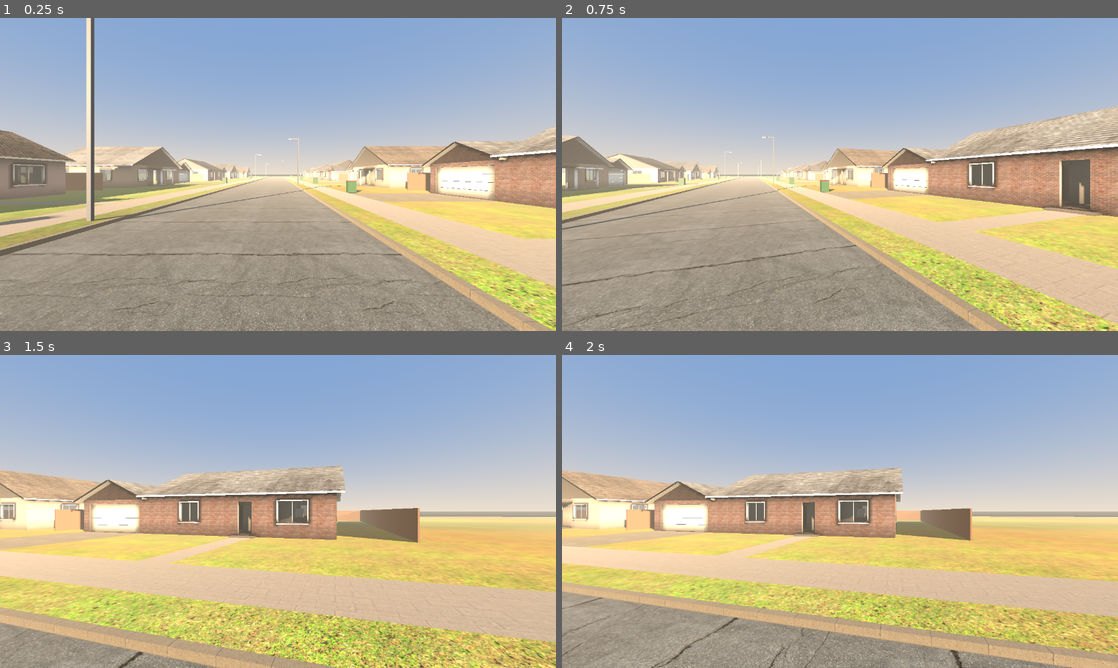
Above: before the commit, frames 1-4 (two rows, left to right).
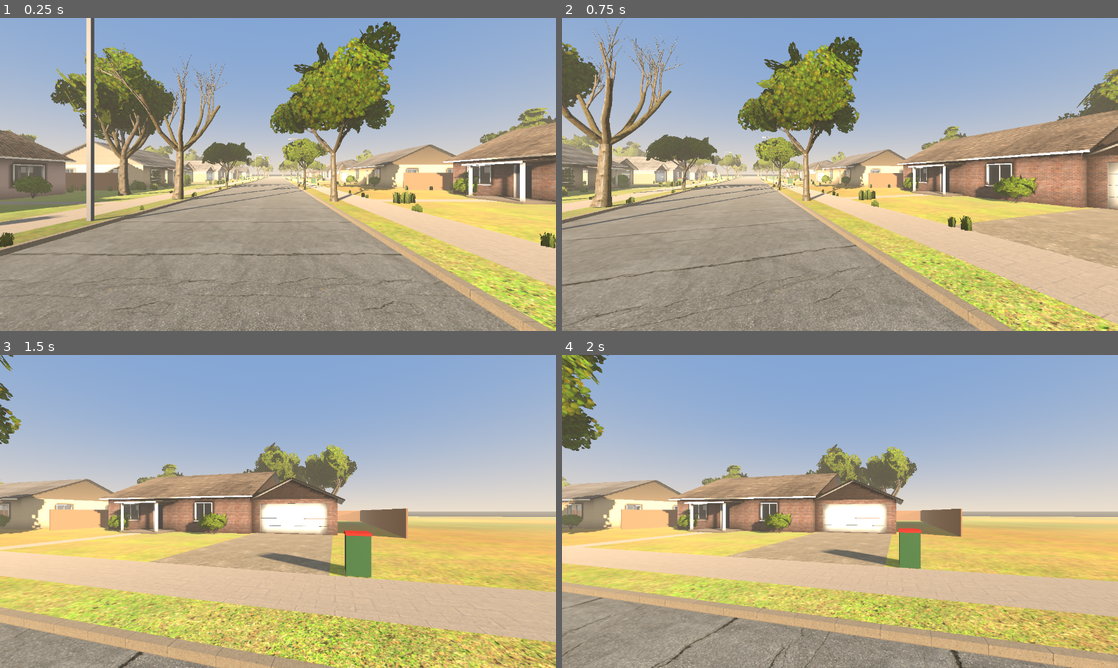
Above: after the commit, the same moments.

Repository: permabulk69420-pixel/godotzomboid
Game: Godot game, scene res://scenes/main.tscn
Two runs of this game, one before a commit and one after it. Both use one fixed random seed, a clock stepped at 60 frames per second and the inputs below.
Inputs:
- Up to frame 1 (0.25 s): no input
- Up to frame 2 (0.75 s): tap Enter at 0.5 s; hold D from 0.53 s (still down); hold E from 0.53 s (still down)
- Up to frame 3 (1.5 s): release D at 1.28 s; release E at 1.28 s; hold S from 1.28 s (still down); tap Q at 1.35 s
- Up to frame 4 (2 s): keep holding S

The runs differ from the first frame. In frame 1, 22% of the frame differs, in the area x 0-100%, y 1-74%; in frame 2, 26%, in the area x 0-100%, y 0-81%; in frame 3, 16%; in frame 4, 16%.

Commit message:
Trees, bushes, ivy and overgrown grass; fog fades indoors
Co-Authored-By: Claude Opus 5.5 <noreply@anthropic.com>
Claude-Session: https://claude.ai/code/session_01VgohRGdXsw6SnL7XMTvQ3W

Diff:
--- a/assets/materials/materials.json
+++ b/assets/materials/materials.json
@@ -5,6 +5,13 @@
    3.0
   ],
   "source": "https://polyhaven.com/a/asphalt_02"
+ },
+ "bark": {
+  "size_m": [
+   1.0,
+   1.0
+  ],
+  "source": "https://polyhaven.com/a/bark_brown_02"
  },
  "brick": {
   "size_m": [
--- /dev/null
+++ b/assets/trees/trees.json
@@ -0,0 +1,60 @@
+{
+ "variants": [
+  {
+   "name": "street_a",
+   "kind": "street",
+   "height": 6.95,
+   "crown_radius": 4.2,
+   "trunk_radius": 0.182,
+   "triangles": 1224
+  },
+  {
+   "name": "street_b",
+   "kind": "street",
+   "height": 6.11,
+   "crown_radius": 3.18,
+   "trunk_radius": 0.169,
+   "triangles": 1540
+  },
+  {
+   "name": "shade_a",
+   "kind": "shade",
+   "height": 11.76,
+   "crown_radius": 5.55,
+   "trunk_radius": 0.39,
+   "triangles": 2552
+  },
+  {
+   "name": "shade_b",
+   "kind": "shade",
+   "height": 9.39,
+   "crown_radius": 4.84,
+   "trunk_radius": 0.338,
+   "triangles": 2510
+  },
+  {
+   "name": "dead_a",
+   "kind": "dead",
+   "height": 8.04,
+   "crown_radius": 4.07,
+   "trunk_radius": 0.26,
+   "triangles": 2980
+  },
+  {
+   "name": "bush_a",
+   "kind": "bush",
+   "height": 1.4,
+   "crown_radius": 0.75,
+   "trunk_radius": 0.0,
+   "triangles": 132
+  },
+  {
+   "name": "bush_b",
+   "kind": "bush",
+   "height": 1.9,
+   "crown_radius": 1.05,
+   "trunk_radius": 0.0,
+   "triangles": 156
+  }
+ ]
+}
--- a/scripts/main.gd
+++ b/scripts/main.gd
@@ -15,6 +15,7 @@
 const STEP_DROP := 0.8              # and how far below
 const EYE_HEIGHT := 1.62            # flat-screen camera height
 const STREET_SEED := 1
+const FOG_OUTSIDE := 0.004          # fog density outdoors; it fades to nothing when you are inside a house (it hazed the rooms)
 const START := Vector3(-70.0, 0.0, 1.5)    # the west end of the street, on the road, facing east along it
 
 var vr := false
@@ -28,6 +29,8 @@
 var overlay: Label3D
 var overlay_timer := 0.0
 var overlay_combo_held := false
+var environment: Environment
+var indoors := false
 
 
 func _ready() -> void:
@@ -103,6 +106,8 @@
 			float(Input.is_key_pressed(KEY_W)) - float(Input.is_key_pressed(KEY_S)))
 		turn = float(Input.is_key_pressed(KEY_E) or Input.is_key_pressed(KEY_RIGHT)) - float(Input.is_key_pressed(KEY_Q) or Input.is_key_pressed(KEY_LEFT))
 	locomote(move, turn, dt)
+	var fog_target := 0.0 if indoors else FOG_OUTSIDE
+	environment.fog_density = move_toward(environment.fog_density, fog_target, FOG_OUTSIDE * dt * 1.5)
 	overlay_timer -= delta
 	if overlay.visible and overlay_timer <= 0.0:
 		overlay_timer = 0.5
@@ -143,6 +148,7 @@
 	var hit := get_world_3d().direct_space_state.intersect_ray(query)
 	if hit.is_empty():
 		return
+	indoors = hit.collider is Node and (hit.collider as Node).is_in_group("house_floor")
 	var ground: float = hit.position.y
 	if absf(ground - rig.global_position.y) > 0.0005:
 		rig.global_position.y = lerpf(rig.global_position.y, ground, 1.0 - exp(-14.0 * dt))
@@ -196,8 +202,9 @@
 	env.tonemap_exposure = 1.0
 	env.fog_enabled = true
 	env.fog_light_color = Color(0.82, 0.76, 0.68)
-	env.fog_density = 0.0055
+	env.fog_density = FOG_OUTSIDE
 	env.fog_sky_affect = 0.1
+	environment = env
 	var world := WorldEnvironment.new()
 	world.name = "Environment"
 	world.environment = env
--- a/scripts/materials.gd
+++ b/scripts/materials.gd
@@ -73,6 +73,27 @@
 	return m
 
 
+# Leaves: clumps on cards, cut out by the texture's alpha (alpha-to-coverage smooths the edges with MSAA), seen from both sides.
+# `texture` is one of assets/foliage/*.png: leaf_cluster (trees, bushes), ivy, grass.
+static func foliage(texture: String = "leaf_cluster") -> StandardMaterial3D:
+	var key := "foliage/" + texture
+	if _cache.has(key):
+		return _cache[key]
+	var m := StandardMaterial3D.new()
+	m.resource_name = key
+	m.albedo_texture = load("res://assets/foliage/%s.png" % texture)
+	m.vertex_color_use_as_albedo = true
+	m.transparency = BaseMaterial3D.TRANSPARENCY_ALPHA_SCISSOR
+	m.alpha_scissor_threshold = 0.5
+	m.alpha_antialiasing_mode = BaseMaterial3D.ALPHA_ANTIALIASING_ALPHA_TO_COVERAGE
+	m.cull_mode = BaseMaterial3D.CULL_DISABLED
+	m.roughness = 0.85
+	m.metallic_specular = 0.2
+	m.texture_filter = BaseMaterial3D.TEXTURE_FILTER_LINEAR_WITH_MIPMAPS_ANISOTROPIC
+	_cache[key] = m
+	return m
+
+
 static func glass() -> StandardMaterial3D:
 	if _cache.has("glass"):
 		return _cache["glass"]
--- a/scripts/street.gd
+++ b/scripts/street.gd
@@ -19,6 +19,8 @@
 const SOLID_LAYER := 1          # things you bump into
 const WALK_LAYER := 2           # things you stand on
 const HOUSES_JSON := "res://assets/houses/houses.json"
+const TREES_JSON := "res://assets/trees/trees.json"
+const TREES_GLB := "res://assets/trees/trees.glb"
 const INTERIOR_VISIBLE := 32.0  # interiors are only drawn within this distance
 
 const SIDING_COLOURS := [Color(0.95, 0.94, 0.90), Color(0.93, 0.88, 0.72), Color(0.74, 0.80, 0.84), Color(0.72, 0.78, 0.68),
@@ -33,6 +35,7 @@
 var seed_value := 1
 var data: Dictionary = {}
 var variants: Array = []
+var tree_variants: Array = []
 var _variant_scenes: Dictionary = {}
 var _ground := {}               # material key -> SurfaceTool, so each ground material is one mesh for the whole street
 
@@ -43,8 +46,17 @@
 
 func _ready() -> void:
 	variants = load_variants()
-	data = layout(seed_value, variants)
+	tree_variants = load_tree_variants()
+	data = layout(seed_value, variants, tree_variants)
 	build(data)
+
+
+static func load_tree_variants() -> Array:
+	var parsed = JSON.parse_string(FileAccess.get_file_as_string(TREES_JSON))
+	if parsed is Dictionary and parsed.has("variants"):
+		return parsed["variants"]
+	push_error("Street: could not read " + TREES_JSON)
+	return []
 
 
 static func load_variants() -> Array:
@@ -58,7 +70,7 @@
 # ---- layout: seed -> data ----------------------------------------------------------------------------------------------------------
 
 # Where everything on the street goes, as plain data. The same seed always gives the same street.
-static func layout(street_seed: int, house_variants: Array) -> Dictionary:
+static func layout(street_seed: int, house_variants: Array, plant_variants: Array = []) -> Dictionary:
 	var rng := RandomNumberGenerator.new()
 	rng.seed = street_seed
 	var lots: Array = []
@@ -73,6 +85,7 @@
 			var lot := _make_lot(rng, side, x, variant)
 			if lot.x1 > LENGTH * 0.5:
 				break
+			_plan_overgrowth(rng, lot, variant)
 			lots.append(lot)
 			last_variant = int(variant.id)
 			x = lot.x1
@@ -83,7 +96,162 @@
 		lamps.append(Vector3(lamp_x, KERB_HEIGHT, lamp_side * (ROAD_HALF + VERGE * 0.5)))
 		lamp_side = -lamp_side
 		lamp_x += 26.0
-	return {"seed": street_seed, "lots": lots, "lamps": lamps}
+	var trees: Array = _plan_trees(rng, lots, lamps, house_variants) if not plant_variants.is_empty() else []
+	var grass: Array = _plan_grass(rng, lots, house_variants)
+	return {"seed": street_seed, "lots": lots, "lamps": lamps, "trees": trees, "grass": grass}
+
+
+# How overgrown each lot is (0 kept, 1 neglected, 2 wild), and the ivy patches on its house, in the house's own coordinates:
+# {wall: front/left/right, at (across the wall, from the house's middle), width, height}.
+static func _plan_overgrowth(rng: RandomNumberGenerator, lot: Dictionary, variant: Dictionary) -> void:
+	var roll := rng.randf()
+	var level := 0 if roll < 0.35 else (1 if roll < 0.8 else 2)
+	lot["overgrowth"] = level
+	var ivy: Array = []
+	var half_w := float(variant.width) * 0.5
+	var depth := float(variant.depth)
+	var door_x: float = variant.door_x
+	var garage_side := 0.0
+	if variant.garage != null:
+		garage_side = signf(float(variant.garage.door_x))
+	for k in [0, rng.randi_range(1, 3), rng.randi_range(3, 6)][level]:
+		var wall: String = ["front", "front", "left", "right"][rng.randi_range(0, 3)]
+		if (wall == "left" and garage_side < 0.0) or (wall == "right" and garage_side > 0.0):
+			wall = "front"                                     # that side wall is hidden behind the garage
+		var width := rng.randf_range(0.8, 2.2)
+		var at: float
+		if wall == "front":
+			at = rng.randf_range(-half_w + width * 0.5, half_w - width * 0.5)
+			if absf(at - door_x) < 0.6 + width * 0.5:
+				continue
+		else:
+			at = rng.randf_range(width * 0.5 + 0.3, depth - width * 0.5 - 0.3)
+		ivy.append({"wall": wall, "at": at, "width": width, "height": rng.randf_range(1.4, 2.9) if level == 1 else rng.randf_range(2.2, 2.95)})
+	lot["ivy"] = ivy
+
+
+# Clumps of long grass and weeds: thick in wild yards, a few in neglected ones, and along the kerbs and fence lines everywhere.
+static func _plan_grass(rng: RandomNumberGenerator, lots: Array, house_variants: Array) -> Array:
+	var grass: Array = []
+	var front := ROAD_HALF + PATH_WIDTH
+	var far := front + LOT_DEPTH
+	for lot: Dictionary in lots:
+		var side: int = lot.side
+		var level: int = lot.get("overgrowth", 0)
+		var house: Dictionary = lot.house
+		var variant: Dictionary = house_variants[int(lot.variant)]
+		var x0: float = lot.x0
+		var x1: float = lot.x1
+		var drive: Dictionary = lot.driveway
+		var door_x: float = float(house.x) + float(house.flip) * float(variant.door_x)
+		var wall_front := absf(float(house.z)) + float(variant.front_y)
+		var wall_back := absf(float(house.z)) + float(variant.back_y)
+		# patches of long grass: a centre, then clumps packed around it
+		var patches: int = [1, 7, 22][level]
+		for p in patches:
+			var cx := rng.randf_range(x0 + 0.5, x1 - 0.5)
+			var cd := rng.randf_range(front + 0.5, far - 0.5)
+			var radius := rng.randf_range(0.8, 2.2) * (1.0 + 0.3 * level)
+			for k in rng.randi_range(8, 18):
+				var x := cx + rng.randf_range(-radius, radius)
+				var d := cd + rng.randf_range(-radius, radius)
+				if x < x0 + 0.2 or x > x1 - 0.2 or d < front + 0.2 or d > far - 0.2:
+					continue
+				if absf(x - float(drive.x)) < float(drive.width) * 0.5 + 0.2 and d < front + float(drive.length) + 0.5:
+					continue                                     # not on the driveway
+				if absf(x - door_x) < 0.9 and d < wall_front:
+					continue                                     # not on the path
+				if x > float(house.x_min) - 0.2 and x < float(house.x_max) + 0.2 and d > wall_front - 0.2 and d < wall_back + 0.2:
+					continue                                     # not inside the house
+				var edge := 1.0 - Vector2(x - cx, d - cd).length() / (radius * 1.42)
+				grass.append({"pos": Vector3(x, 0.0, side * d), "yaw": rng.randf_range(0.0, TAU),
+					"scale": rng.randf_range(0.6, 1.0) * (0.7 + 0.6 * edge) * (1.0 + 0.2 * level)})
+		# along the fence lines
+		for k in [4, 10, 18][level]:
+			grass.append({"pos": Vector3(x0 + rng.randf_range(-0.2, 0.4), 0.0, side * rng.randf_range(wall_front, far - 0.2)), "yaw": rng.randf_range(0.0, TAU), "scale": rng.randf_range(0.7, 1.3)})
+	# weeds along the kerbs and the footpath edges, the length of the street
+	for side in [-1, 1]:
+		var x := -LENGTH * 0.5 - 40.0
+		while x < LENGTH * 0.5 + 40.0:
+			var where := rng.randf()
+			var d := ROAD_HALF + 0.22 if where < 0.4 else (ROAD_HALF + VERGE + 0.05 if where < 0.7 else front - 0.05)
+			for k in rng.randi_range(1, 4):
+				grass.append({"pos": Vector3(x + rng.randf_range(-0.4, 0.4), KERB_HEIGHT, side * (d + rng.randf_range(-0.04, 0.04))),
+					"yaw": rng.randf_range(0.0, TAU), "scale": rng.randf_range(0.3, 0.6)})
+			x += rng.randf_range(2.0, 7.0)
+	return grass
+
+
+# Trees and bushes: street trees along the verges, a tree in some front yards, one or two in every back yard, bushes along house fronts.
+# Each is {name (a variant in trees.json), pos, yaw, scale}. Kept clear of driveways, paths, lamps and houses.
+static func _plan_trees(rng: RandomNumberGenerator, lots: Array, lamps: Array, house_variants: Array) -> Array:
+	var trees: Array = []
+	var front := ROAD_HALF + PATH_WIDTH
+	var far := front + LOT_DEPTH
+	for side in [-1, 1]:
+		var x := -LENGTH * 0.5 + rng.randf_range(3.0, 8.0)
+		while x < LENGTH * 0.5:
+			if _verge_clear(x, side, lots, lamps):
+				var kind := "dead_a" if rng.randf() < 0.12 else ("street_a" if rng.randf() < 0.5 else "street_b")
+				trees.append(_tree(rng, kind, Vector3(x, KERB_HEIGHT, side * (ROAD_HALF + VERGE * 0.5 + 0.05))))
+			x += rng.randf_range(11.0, 15.0)
+	for lot: Dictionary in lots:
+		var side: int = lot.side
+		var house: Dictionary = lot.house
+		var variant: Dictionary = house_variants[int(lot.variant)]
+		var wall_front := absf(float(house.z))
+		var wall_back := wall_front + float(variant.back_y)
+		var x0: float = lot.x0
+		var x1: float = lot.x1
+		var door_x: float = float(house.x) + float(house.flip) * float(variant.door_x)
+		var drive: Dictionary = lot.driveway
+		# front yard
+		if rng.randf() < 0.55:
+			for attempt in 8:
+				var tx := rng.randf_range(x0 + 2.5, x1 - 2.5)
+				var depth := rng.randf_range(front + 2.5, wall_front - 3.5)
+				if depth < front + 2.5:
+					break
+				if absf(tx - float(drive.x)) < float(drive.width) * 0.5 + 2.5 or absf(tx - door_x) < 3.0:
+					continue
+				var kind := "shade_b" if rng.randf() < 0.3 else ("street_a" if rng.randf() < 0.5 else "street_b")
+				trees.append(_tree(rng, kind, Vector3(tx, 0.0, side * depth)))
+				break
+		# back yard
+		for k in rng.randi_range(1, 2):
+			var lo_depth := wall_back + 4.0
+			var hi_depth := far - 3.0
+			if lo_depth >= hi_depth:
+				break
+			var kind := ("shade_a" if rng.randf() < 0.5 else "shade_b") if rng.randf() < 0.6 else "street_a"
+			trees.append(_tree(rng, kind, Vector3(rng.randf_range(x0 + 3.0, x1 - 3.0), 0.0, side * rng.randf_range(lo_depth, hi_depth))))
+		# bushes along the front of the house (not the garage), clear of the door
+		var half_w := float(variant.width) * 0.5
+		var body_x := float(house.x)                     # the house origin is the middle of its main body
+		for k in rng.randi_range(2, 4):
+			var bx := rng.randf_range(body_x - half_w + 0.8, body_x + half_w - 0.8)
+			if absf(bx - door_x) < 2.4:
+				continue
+			var kind := "bush_a" if rng.randf() < 0.6 else "bush_b"
+			trees.append(_tree(rng, kind, Vector3(bx, 0.0, side * (wall_front - 1.0))))
+	return trees
+
+
+static func _tree(rng: RandomNumberGenerator, kind: String, pos: Vector3) -> Dictionary:
+	return {"name": kind, "pos": pos, "yaw": rng.randf_range(0.0, TAU), "scale": rng.randf_range(0.85, 1.15)}
+
+
+static func _verge_clear(x: float, side: int, lots: Array, lamps: Array) -> bool:
+	for lamp: Vector3 in lamps:
+		if signf(lamp.z) == float(side) and absf(lamp.x - x) < 3.5:
+			return false
+	for lot: Dictionary in lots:
+		if int(lot.side) != side:
+			continue
+		var drive: Dictionary = lot.driveway
+		if absf(x - float(drive.x)) < float(drive.width) * 0.5 + 1.5:
+			return false
+	return true
 
 
 static func _make_lot(rng: RandomNumberGenerator, side: int, x0: float, variant: Dictionary) -> Dictionary:
@@ -163,6 +331,9 @@
 	for lamp: Vector3 in street.lamps:
 		_build_lamp(lamp)
 	_finish_ground()
+	_build_trees(street.get("trees", []))
+	_build_ivy(street.lots)
+	_build_grass(street.get("grass", []))
 
 
 func _build_lot(lot: Dictionary, front: float, far: float) -> void:
@@ -218,6 +389,8 @@
 		if part.begins_with("collision"):
 			var body := StaticBody3D.new()
 			body.collision_layer = WALK_LAYER if part.contains("walk") else SOLID_LAYER
+			if part.contains("walk"):
+				body.add_to_group("house_floor")      # the player uses this to tell when they are indoors
 			body.collision_mask = 0
 			var shape := CollisionShape3D.new()
 			var concave := ConcavePolygonShape3D.new()
@@ -238,6 +411,157 @@
 		elif part.begins_with("glass"):
 			mi.cast_shadow = GeometryInstance3D.SHADOW_CASTING_SETTING_OFF
 	return house
+
+
+# All the trees and bushes of one kind are one MultiMesh (one draw call per kind, per part), with a solid trunk to bump into.
+func _build_trees(trees: Array) -> void:
+	if trees.is_empty():
+		return
+	var scene: PackedScene = load(TREES_GLB)
+	var source: Node = scene.instantiate()
+	var by_name: Dictionary = {}
+	for tree: Dictionary in trees:
+		if not by_name.has(tree.name):
+			by_name[tree.name] = []
+		by_name[tree.name].append(tree)
+	for kind: String in by_name:
+		var info: Dictionary = {}
+		for v: Dictionary in tree_variants:
+			if v.name == kind:
+				info = v
+		for part in ["bark", "leaves"]:
+			var node := source.find_child(kind + "_" + part, true, false) as MeshInstance3D
+			if node == null:
+				continue
+			var mm := MultiMesh.new()
+			mm.transform_format = MultiMesh.TRANSFORM_3D
+			mm.mesh = node.mesh
+			mm.instance_count = by_name[kind].size()
+			for i in mm.instance_count:
+				var tree: Dictionary = by_name[kind][i]
+				var basis := Basis(Vector3.UP, float(tree.yaw)).scaled(Vector3.ONE * float(tree.scale))
+				mm.set_instance_transform(i, Transform3D(basis, tree.pos))
+			var mmi := MultiMeshInstance3D.new()
+			mmi.name = "Trees_%s_%s" % [kind, part]
+			mmi.multimesh = mm
+			mmi.material_override = Materials.textured("bark") if part == "bark" else Materials.foliage()
+			add_child(mmi)
+		var trunk_r: float = info.get("trunk_radius", 0.0)
+		if trunk_r > 0.0:
+			for tree: Dictionary in by_name[kind]:
+				var body := StaticBody3D.new()
+				body.collision_layer = SOLID_LAYER
+				body.collision_mask = 0
+				var shape := CollisionShape3D.new()
+				var cyl := CylinderShape3D.new()
+				cyl.radius = trunk_r * float(tree.scale)
+				cyl.height = 3.0
+				shape.shape = cyl
+				body.add_child(shape)
+				body.position = tree.pos + Vector3(0, 1.5, 0)
+				add_child(body)
+	source.free()
+
+
+# Ivy patches on the house walls: a few overlapping strips of the climbing-ivy texture each, all merged into one mesh for the street.
+func _build_ivy(lots: Array) -> void:
+	var st := SurfaceTool.new()
+	st.begin(Mesh.PRIMITIVE_TRIANGLES)
+	var any := false
+	var rng := RandomNumberGenerator.new()
+	rng.seed = seed_value * 31 + 7
+	for lot: Dictionary in lots:
+		var house_data: Dictionary = lot.house
+		var variant: Dictionary = _variant(int(lot.variant))
+		var t := Transform3D(Basis(Vector3.UP, PI if int(lot.side) > 0 else 0.0), Vector3(house_data.x, 0.0, house_data.z))
+		var half_w := float(variant.width) * 0.5
+		for patch: Dictionary in lot.get("ivy", []):
+			var wall: String = patch.wall
+			var at: float = patch.at
+			var width: float = patch.width
+			var height: float = patch.height
+			# the wall's own frame (house coordinates: front wall at z = 0 facing +z, the house runs back to z = -depth)
+			var origin: Vector3
+			var across: Vector3
+			var out: Vector3
+			if wall == "front":
+				origin = Vector3(at, 0.0, 0.03)
+				across = Vector3.RIGHT
+				out = Vector3.BACK
+			elif wall == "left":
+				origin = Vector3(-half_w - 0.03, 0.0, -at)
+				across = Vector3.FORWARD
+				out = Vector3.LEFT
+			else:
+				origin = Vector3(half_w + 0.03, 0.0, -at)
+				across = Vector3.BACK
+				out = Vector3.RIGHT
+			for strip in rng.randi_range(2, 4):
+				var w := width * rng.randf_range(0.45, 0.8)
+				var h := height * rng.randf_range(0.6, 1.0)
+				var centre := origin + across * rng.randf_range(-width * 0.3, width * 0.3) + out * (0.01 * strip)
+				var lean := across * rng.randf_range(-0.25, 0.25) * h / 2.5
+				var bottom_l := centre - across * w * 0.5
+				var bottom_r := centre + across * w * 0.5
+				var top_l := bottom_l + Vector3.UP * h + lean
+				var top_r := bottom_r + Vector3.UP * h + lean
+				var v_top := -h                                    # the texture repeats every metre up the wall
+				var corners := [t * top_l, t * top_r, t * bottom_r, t * bottom_l]
+				var uvs := [Vector2(0, v_top), Vector2(1, v_top), Vector2(1, 0), Vector2(0, 0)]
+				var shades := [1.0, 1.0, 0.65, 0.65]
+				var n := t.basis * out
+				for i in [0, 1, 2, 0, 2, 3]:
+					st.set_normal(n)
+					st.set_color(Color(shades[i], shades[i], shades[i]))
+					st.set_uv(uvs[i])
+					st.add_vertex(corners[i])
+				any = true
+	if not any:
+		return
+	var mi := MeshInstance3D.new()
+	mi.name = "Ivy"
+	mi.mesh = st.commit()
+	mi.material_override = Materials.foliage("ivy")
+	add_child(mi)
+
+
+# Long grass and weeds: one MultiMesh of crossed cards for the whole street, only drawn near you.
+func _build_grass(clumps: Array) -> void:
+	if clumps.is_empty():
+		return
+	var mm := MultiMesh.new()
+	mm.transform_format = MultiMesh.TRANSFORM_3D
+	mm.mesh = _grass_mesh()
+	mm.instance_count = clumps.size()
+	for i in clumps.size():
+		var c: Dictionary = clumps[i]
+		var basis := Basis(Vector3.UP, float(c.yaw)).scaled(Vector3.ONE * float(c.scale))
+		mm.set_instance_transform(i, Transform3D(basis, c.pos))
+	var mmi := MultiMeshInstance3D.new()
+	mmi.name = "Grass"
+	mmi.multimesh = mm
+	mmi.material_override = Materials.foliage("grass")
+	mmi.cast_shadow = GeometryInstance3D.SHADOW_CASTING_SETTING_OFF
+	mmi.visibility_range_end = 70.0
+	add_child(mmi)
+
+
+static func _grass_mesh() -> ArrayMesh:
+	var st := SurfaceTool.new()
+	st.begin(Mesh.PRIMITIVE_TRIANGLES)
+	var size := 0.8
+	for k in 3:                                                    # three cards crossed like a star
+		var a := PI * k / 3.0
+		var d := Vector3(cos(a), 0.0, sin(a)) * size * 0.5
+		var corners := [-d + Vector3.UP * size, d + Vector3.UP * size, d, -d]
+		var uvs := [Vector2(0, 0), Vector2(1, 0), Vector2(1, 1), Vector2(0, 1)]
+		var shades := [1.0, 1.0, 0.55, 0.55]
+		for i in [0, 1, 2, 0, 2, 3]:
+			st.set_normal(Vector3.UP)
+			st.set_color(Color(shades[i], shades[i], shades[i]))
+			st.set_uv(uvs[i])
+			st.add_vertex(corners[i])
+	return st.commit()
 
 
 func _build_lamp(base: Vector3) -> void:
--- a/tests/street_build.gd
+++ b/tests/street_build.gd
@@ -14,6 +14,10 @@
 
 func _process(_delta: float) -> bool:
 	frames += 1
+	if street == null or street.get_script() == null or not ("data" in street):
+		printerr("FAIL: the street could not be built (script error?)")
+		quit(1)
+		return true
 	if frames < 3:
 		return false
 	var lots: Array = street.data.get("lots", [])
--- a/tools/screenshots.gd
+++ b/tools/screenshots.gd
@@ -3,7 +3,7 @@
 # Pictures are written to shots/ in the project folder.
 extends SceneTree
 
-const SETTLE_FRAMES := 20
+const SETTLE_FRAMES := 40
 
 var main: Node3D
 var camera: Camera3D
@@ -44,6 +44,8 @@
 
 
 func _place(shot: Dictionary) -> void:
+	# the player stands where the camera is too, so the game knows when you are indoors (the fog fades there)
+	main.rig.global_position = Vector3(shot.from.x, main.rig.global_position.y, shot.from.z)
 	camera.global_position = shot.from
 	camera.look_at(shot.to, Vector3.UP)
 
@@ -59,6 +61,13 @@
 	var lots: Array = street.data.lots
 	shots.append({"name": "street_start", "from": Vector3(-70, 1.65, 1.5), "to": Vector3(-40, 1.4, 1.5)})
 	shots.append({"name": "street_middle", "from": Vector3(-10, 1.65, -2.5), "to": Vector3(10, 1.2, -8)})
+	# the wildest lot: ivy and long grass
+	for wild: Dictionary in lots:
+		if int(wild.get("overgrowth", 0)) == 2:
+			var wv: Dictionary = street.variants[int(wild.variant)]
+			var wt := Transform3D(Basis(Vector3.UP, PI if int(wild.side) > 0 else 0.0), Vector3(wild.house.x, 0.0, wild.house.z))
+			shots.append({"name": "overgrown", "from": wt * Vector3(float(wv.door_x) + 5.0, 1.65, 8.0), "to": wt * Vector3(float(wv.door_x) - 2.0, 1.2, -2.0)})
+			break
 	# the first house on the north side: from its front lawn, then inside
 	var lot: Dictionary = lots[0]
 	var house: Node3D = street.get_node(NodePath(_house_name(street, 0)))
Binary file added: assets/foliage/grass.png
Not shown, added: assets/foliage/grass.png.import
Binary file added: assets/foliage/ivy.png
Not shown, added: assets/foliage/ivy.png.import
Binary file added: assets/foliage/leaf_cluster.png
Not shown, added: assets/foliage/leaf_cluster.png.import
Binary file added: assets/materials/bark/albedo.jpg
Not shown, added: assets/materials/bark/albedo.jpg.import
Binary file added: assets/materials/bark/normal.jpg
Not shown, added: assets/materials/bark/normal.jpg.import
Binary file added: assets/materials/bark/orm.jpg
Not shown, added: assets/materials/bark/orm.jpg.import
(and 3 more such lines)
